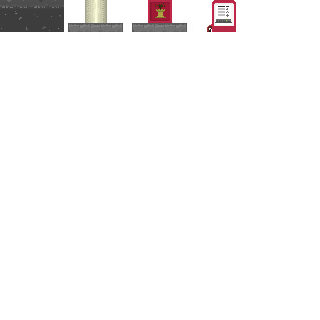
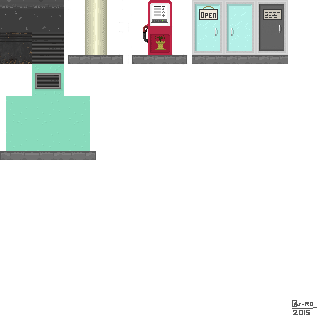
Two versions of the same layered image (320×320). Layer-by-layer changes:
painted on "Layer" over [0, 0, 288, 160]
painted on "Background" over [292, 300, 317, 315]
